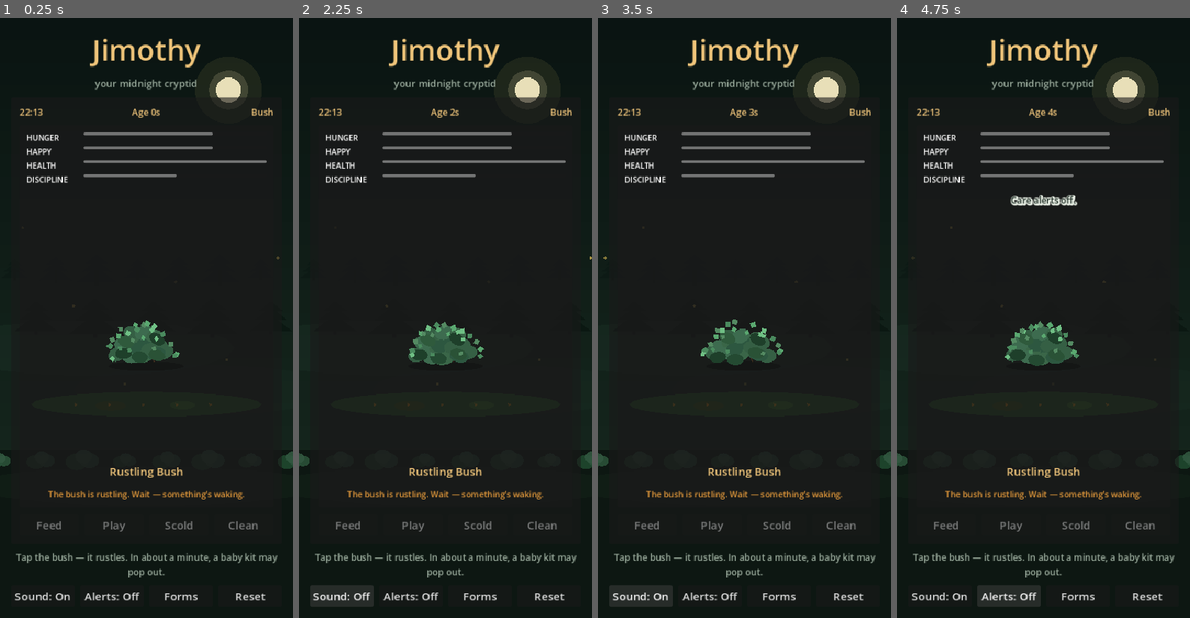
Above: before the commit, frames 1-4 (left to right).
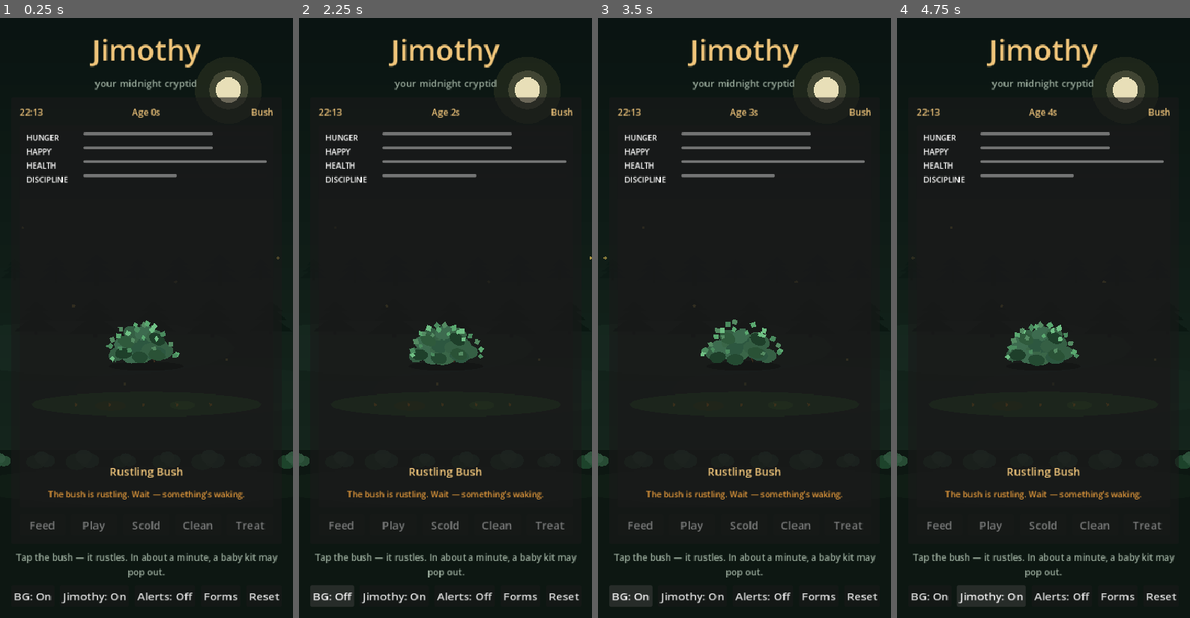
Above: after the commit, the same moments.

Repository: rgarn023/JimothyPet
Game: Godot game, scene res://scenes/main.tscn
Same seed, same stepped clock (60 frames per second), same inputs: the game is played once before the commit and once after it.
Inputs (mouse positions are in pixels of both pictures, inside the frame that each line leads up to):
- Up to frame 1 (0.25 s): no input
- Up to frame 2 (2.25 s): click (342, 594) at 0.5 s, where only the run before the commit has a clickable "Sound: On"; click (342, 594) at 1.25 s, where only the run before the commit has a clickable "Sound: Off"; click (331, 594) at 2 s, where only the run after the commit has a clickable "BG: On"
- Up to frame 3 (3.5 s): click (630, 594) at 2.75 s, where only the run after the commit has a clickable "BG: Off"
- Up to frame 4 (4.75 s): click (990, 594) at 3.5 s, where only the run after the commit has a clickable "Jimothy: On"; click (990, 594) at 4.25 s, where only the run after the commit has a clickable "Jimothy: Off"

The runs differ from the first frame. In frame 1, 1.1% of the frame differs, in the area x 4-96%, y 83-98%; in frame 2, 1.7%, in the area x 4-96%, y 10-99%; in frame 3, 1.2%; in frame 4, 1.6%.

Commit message:
Add Treat care action and split BG/Jimothy sound toggles
Treat is enabled only while sick; ambience and raccoon SFX mute
separately; regenerate richer procedural WAVs for both builds.

Co-authored-by: rgarn023 <rgarn023@users.noreply.github.com>

Diff:
--- a/godot/scenes/main.tscn
+++ b/godot/scenes/main.tscn
@@ -294,6 +294,14 @@
 disabled = true
 text = "Clean"
 
+[node name="BtnHeal" type="Button" parent="Margin/VBox/Device/DeviceMargin/DeviceVBox/Controls"]
+unique_name_in_owner = true
+layout_mode = 2
+size_flags_horizontal = 3
+disabled = true
+tooltip_text = "Treat illness when he’s sick"
+text = "Treat"
+
 [node name="HintLabel" type="Label" parent="Margin/VBox"]
 unique_name_in_owner = true
 layout_mode = 2
@@ -307,11 +315,19 @@
 layout_mode = 2
 theme_override_constants/separation = 8
 
-[node name="BtnSound" type="Button" parent="Margin/VBox/UtilityRow"]
-unique_name_in_owner = true
-layout_mode = 2
-size_flags_horizontal = 3
-text = "Sound: On"
+[node name="BtnAmbience" type="Button" parent="Margin/VBox/UtilityRow"]
+unique_name_in_owner = true
+layout_mode = 2
+size_flags_horizontal = 3
+tooltip_text = "Night background ambience"
+text = "BG: On"
+
+[node name="BtnSfx" type="Button" parent="Margin/VBox/UtilityRow"]
+unique_name_in_owner = true
+layout_mode = 2
+size_flags_horizontal = 3
+tooltip_text = "Jimothy raccoon sounds"
+text = "Jimothy: On"
 
 [node name="BtnAlerts" type="Button" parent="Margin/VBox/UtilityRow"]
 unique_name_in_owner = true
@@ -567,7 +583,9 @@
 [connection signal="pressed" from="Margin/VBox/Device/DeviceMargin/DeviceVBox/Controls/BtnPlay" to="." method="_on_play_pressed"]
 [connection signal="pressed" from="Margin/VBox/Device/DeviceMargin/DeviceVBox/Controls/BtnScold" to="." method="_on_scold_pressed"]
 [connection signal="pressed" from="Margin/VBox/Device/DeviceMargin/DeviceVBox/Controls/BtnClean" to="." method="_on_clean_pressed"]
-[connection signal="pressed" from="Margin/VBox/UtilityRow/BtnSound" to="." method="_on_sound_pressed"]
+[connection signal="pressed" from="Margin/VBox/Device/DeviceMargin/DeviceVBox/Controls/BtnHeal" to="." method="_on_heal_pressed"]
+[connection signal="pressed" from="Margin/VBox/UtilityRow/BtnAmbience" to="." method="_on_ambience_pressed"]
+[connection signal="pressed" from="Margin/VBox/UtilityRow/BtnSfx" to="." method="_on_sfx_pressed"]
 [connection signal="pressed" from="Margin/VBox/UtilityRow/BtnAlerts" to="." method="_on_alerts_pressed"]
 [connection signal="pressed" from="Margin/VBox/UtilityRow/BtnForms" to="." method="_on_forms_pressed"]
 [connection signal="pressed" from="Margin/VBox/UtilityRow/BtnReset" to="." method="_on_reset_pressed"]
--- a/godot/scripts/jimothy_audio.gd
+++ b/godot/scripts/jimothy_audio.gd
@@ -1,5 +1,5 @@
 extends Node
-## Night ambience + raccoon SFX for Jimothy (runtime WAV load, no editor import required).
+## Night ambience + raccoon SFX (runtime WAV load). BG and Jimothy SFX toggle separately.
 
 const AUDIO_DIR := "res://audio/"
 const FILES := {
@@ -12,21 +12,22 @@
 	"ascend": "ascend.wav",
 	"hoot": "hoot.wav",
 }
-
-var enabled: bool = true
+const BG_KEYS := ["night", "hoot"]
+
+var ambience_on: bool = true
+var sfx_on: bool = true
 var _streams: Dictionary = {}
 var _ambience: AudioStreamPlayer
 var _sfx_players: Array[AudioStreamPlayer] = []
 var _sfx_i: int = 0
 var _accent_cd: float = 4.0
-var _bootstrapped: bool = false
 
 
 func _ready() -> void:
 	_load_streams()
 	_ambience = AudioStreamPlayer.new()
 	_ambience.name = "Ambience"
-	_ambience.volume_db = -10.0
+	_ambience.volume_db = -9.0
 	_ambience.bus = "Master"
 	add_child(_ambience)
 	for i in 4:
@@ -37,7 +38,12 @@
 		_sfx_players.append(p)
 
 	if PetState:
-		enabled = not bool(PetState.sound_muted)
+		ambience_on = not bool(PetState.ambience_muted)
+		sfx_on = not bool(PetState.sfx_muted)
+		# Migrate legacy single mute → both off
+		if bool(PetState.sound_muted) and ambience_on and sfx_on:
+			ambience_on = false
+			sfx_on = false
 		PetState.anim_impulse.connect(_on_anim)
 		PetState.speech.connect(_on_speech)
 		PetState.stage_changed.connect(_on_stage)
@@ -47,7 +53,7 @@
 
 
 func _process(delta: float) -> void:
-	if not enabled:
+	if not ambience_on and not sfx_on:
 		return
 	_accent_cd -= delta
 	if _accent_cd > 0.0:
@@ -55,32 +61,51 @@
 	_accent_cd = randf_range(6.0, 14.0)
 	if PetState == null:
 		return
-	if PetState.stage == "bush" and PetState.alive:
+	if PetState.stage == "bush" and PetState.alive and sfx_on:
 		play("rustle", -4.0)
-	elif PetState.alive and not PetState.ascending and randf() < 0.45:
+	elif PetState.alive and not PetState.ascending and ambience_on and randf() < 0.5:
 		play("hoot", -8.0)
-	elif PetState.alive and not PetState.ascending and randf() < 0.35:
+	elif PetState.alive and not PetState.ascending and sfx_on and randf() < 0.35:
 		play("chitter", -10.0)
 
 
-func set_enabled(on: bool) -> void:
-	enabled = on
+func set_ambience_enabled(on: bool) -> void:
+	ambience_on = on
 	if PetState:
-		PetState.sound_muted = not on
+		PetState.ambience_muted = not on
+		PetState.sound_muted = not (ambience_on or sfx_on)
 		PetState.save_game()
 	_apply_ambience()
+
+
+func set_sfx_enabled(on: bool) -> void:
+	sfx_on = on
+	if PetState:
+		PetState.sfx_muted = not on
+		PetState.sound_muted = not (ambience_on or sfx_on)
+		PetState.save_game()
 	if on:
-		# Soft confirm chirp when turning sound back on.
+		play("chitter", -8.0)
+
+
+func set_enabled(on: bool) -> void:
+	set_ambience_enabled(on)
+	set_sfx_enabled(on)
+	if on:
 		play("chirp", -6.0)
 
 
 func toggle() -> bool:
-	set_enabled(not enabled)
-	return enabled
+	var next := not (ambience_on or sfx_on)
+	set_enabled(next)
+	return next
 
 
 func play(kind: String, volume_db: float = 0.0) -> void:
-	if not enabled:
+	var is_bg := kind in BG_KEYS
+	if is_bg and not ambience_on:
+		return
+	if not is_bg and not sfx_on:
 		return
 	if not _streams.has(kind):
 		return
@@ -96,7 +121,7 @@
 func _apply_ambience() -> void:
 	if _ambience == null:
 		return
-	if enabled and _streams.has("night"):
+	if ambience_on and _streams.has("night"):
 		if _ambience.stream != _streams["night"]:
 			_ambience.stream = _streams["night"]
 		if not _ambience.playing:
@@ -128,12 +153,14 @@
 			play("chitter", -8.0)
 		"rustle":
 			play("rustle", -3.0)
+		"heal":
+			play("chirp", -5.0)
+			play("chitter", -7.0)
 		_:
 			pass
 
 
 func _on_speech(_text: String) -> void:
-	# Action anims already carry the main raccoon SFX; keep speech mostly quiet.
 	pass
 
 
@@ -152,9 +179,19 @@
 func _on_state() -> void:
 	if PetState == null:
 		return
-	var want := not PetState.sound_muted
-	if want != enabled:
-		enabled = want
+	var want_bg := not PetState.ambience_muted
+	var want_sfx := not PetState.sfx_muted
+	if bool(PetState.sound_muted) and want_bg and want_sfx:
+		want_bg = false
+		want_sfx = false
+	var changed := false
+	if want_bg != ambience_on:
+		ambience_on = want_bg
+		changed = true
+	if want_sfx != sfx_on:
+		sfx_on = want_sfx
+		changed = true
+	if changed:
 		_apply_ambience()
 
 
@@ -176,7 +213,6 @@
 	var bytes := file.get_buffer(file.get_length())
 	if bytes.size() < 44:
 		return null
-	# RIFF/WAVE little-endian parse
 	if _ascii(bytes, 0, 4) != "RIFF":
 		return null
 	if _ascii(bytes, 8, 4) != "WAVE":
@@ -201,7 +237,7 @@
 		elif chunk_id == "data":
 			data = bytes.slice(chunk_start, chunk_end)
 			break
-		offset = chunk_end + (chunk_size % 2) # word align
+		offset = chunk_end + (chunk_size % 2)
 
 	if data.is_empty() or bits != 16:
 		push_warning("Unsupported WAV: %s" % path)
--- a/godot/scripts/main.gd
+++ b/godot/scripts/main.gd
@@ -22,7 +22,9 @@
 @onready var btn_play: Button = %BtnPlay
 @onready var btn_scold: Button = %BtnScold
 @onready var btn_clean: Button = %BtnClean
-@onready var btn_sound: Button = %BtnSound
+@onready var btn_heal: Button = %BtnHeal
+@onready var btn_ambience: Button = %BtnAmbience
+@onready var btn_sfx: Button = %BtnSfx
 @onready var btn_alerts: Button = %BtnAlerts
 @onready var btn_forms: Button = %BtnForms
 @onready var btn_reset: Button = %BtnReset
@@ -65,7 +67,7 @@
 	_build_dice_panel()
 	_build_reset_panel()
 	_wire_brand_secret()
-	_refresh_sound_button()
+	_refresh_sound_buttons()
 	_refresh_alerts_button()
 	_refresh()
 	# Dead / leftover saves: land on a fresh rustling bush (no re-ascent).
@@ -559,6 +561,9 @@
 	btn_play.disabled = not PetState.alive or PetState.stage in ["bush", "baby"] or PetState.ascending
 	btn_scold.disabled = not (PetState.alive and PetState.stubborn)
 	btn_clean.disabled = not (PetState.alive and PetState.has_mess)
+	if btn_heal:
+		btn_heal.disabled = not (PetState.alive and PetState.sick and PetState.stage != "bush" and not PetState.ascending)
+	_refresh_sound_buttons()
 	_refresh_dev_panel()
 
 	if PetState.ascending:
@@ -654,24 +659,39 @@
 	message_panel.visible = true
 
 
-func _refresh_sound_button() -> void:
-	if btn_sound == null:
-		return
-	var on := true
+func _refresh_sound_buttons() -> void:
+	var bg_on := true
+	var sfx_on := true
 	if JimothyAudio:
-		on = JimothyAudio.enabled
+		bg_on = JimothyAudio.ambience_on
+		sfx_on = JimothyAudio.sfx_on
 	elif PetState:
-		on = not PetState.sound_muted
-	btn_sound.text = "Sound: On" if on else "Sound: Off"
-
-
-func _on_sound_pressed() -> void:
+		bg_on = not PetState.ambience_muted
+		sfx_on = not PetState.sfx_muted
+	if btn_ambience:
+		btn_ambience.text = "BG: On" if bg_on else "BG: Off"
+	if btn_sfx:
+		btn_sfx.text = "Jimothy: On" if sfx_on else "Jimothy: Off"
+
+
+func _on_ambience_pressed() -> void:
 	if JimothyAudio:
-		JimothyAudio.toggle()
+		JimothyAudio.set_ambience_enabled(not JimothyAudio.ambience_on)
 	elif PetState:
-		PetState.sound_muted = not PetState.sound_muted
+		PetState.ambience_muted = not PetState.ambience_muted
+		PetState.sound_muted = PetState.ambience_muted and PetState.sfx_muted
 		PetState.save_game()
-	_refresh_sound_button()
+	_refresh_sound_buttons()
+
+
+func _on_sfx_pressed() -> void:
+	if JimothyAudio:
+		JimothyAudio.set_sfx_enabled(not JimothyAudio.sfx_on)
+	elif PetState:
+		PetState.sfx_muted = not PetState.sfx_muted
+		PetState.sound_muted = PetState.ambience_muted and PetState.sfx_muted
+		PetState.save_game()
+	_refresh_sound_buttons()
 
 
 func _refresh_alerts_button() -> void:
@@ -852,6 +872,10 @@
 		JimothyAudio.play("rustle", -5.0)
 
 
+func _on_heal_pressed() -> void:
+	PetState.treat_illness()
+
+
 func _on_message_ok() -> void:
 	message_panel.visible = false
 	btn_message_ok.text = "OK"
--- a/godot/scripts/pet_state.gd
+++ b/godot/scripts/pet_state.gd
@@ -99,8 +99,12 @@
 var dev_mode: bool = false
 ## Secret gesture unlocks the Dev button (persists).
 var dev_unlocked: bool = false
-## When true, night ambience + raccoon SFX are muted (persists).
+## Legacy master mute (kept for migration). Prefer ambience_muted / sfx_muted.
 var sound_muted: bool = false
+## When true, night ambience + owl accents are muted (persists).
+var ambience_muted: bool = false
+## When true, Jimothy raccoon SFX are muted (persists).
+var sfx_muted: bool = false
 ## When true, care notifications (hungry / play / acting up / waste) are allowed.
 var alerts_enabled: bool = false
 ## Last successful food key — used by eat animation prop.
@@ -191,6 +195,8 @@
 func reset_pet() -> void:
 	var keep_forms := forms_unlocked.duplicate(true)
 	var keep_mute := sound_muted
+	var keep_amb := ambience_muted
+	var keep_sfx := sfx_muted
 	var keep_alerts := alerts_enabled
 	# Dev unlock is session-only — do not carry cheats across a kit reset.
 	var keep_dev_unlocked := dev_unlocked
@@ -199,6 +205,8 @@
 	dev_mode = false
 	dev_unlocked = keep_dev_unlocked
 	sound_muted = keep_mute
+	ambience_muted = keep_amb
+	sfx_muted = keep_sfx
 	alerts_enabled = keep_alerts
 	save_game()
 	speech.emit("A roadside bush shivers… something’s in there.")
@@ -842,6 +850,26 @@
 	return kind
 
 
+func treat_illness() -> String:
+	if not alive or ascending or stage == "bush":
+		return "blocked"
+	if not sick:
+		speech.emit("He’s already feeling fine.")
+		state_changed.emit()
+		return "ok"
+	sick = false
+	health = clamp01(health + 14.0)
+	happy = clamp01(happy + 4.0)
+	energy = clamp01(energy - 4.0)
+	care_score += 1
+	speech.emit("You soothe his tummy. Warmth returns to his ears.")
+	anim_impulse.emit("heal")
+	_anim_cooldown = 1.6
+	state_changed.emit()
+	save_game()
+	return "ok"
+
+
 func clean_mess() -> void:
 	if not alive or not has_mess:
 		return
@@ -998,6 +1026,8 @@
 		"forms_unlocked": forms_unlocked,
 		"dev_mode": false,
 		"sound_muted": sound_muted,
+		"ambience_muted": ambience_muted,
+		"sfx_muted": sfx_muted,
 		"alerts_enabled": alerts_enabled,
 	}
 
@@ -1049,6 +1079,13 @@
 	dev_mode = false
 	dev_unlocked = false
 	sound_muted = bool(d.get("sound_muted", false))
+	var has_split := d.has("ambience_muted") or d.has("sfx_muted")
+	ambience_muted = bool(d.get("ambience_muted", sound_muted))
+	sfx_muted = bool(d.get("sfx_muted", sound_muted))
+	# Old saves only stored sound_muted — treat as both muted when true.
+	if sound_muted and not has_split:
+		ambience_muted = true
+		sfx_muted = true
 	alerts_enabled = bool(d.get("alerts_enabled", false))
 	# Dead / mid-ascension saves resume as a finished life — main starts a new bush.
 	if not alive:
--- a/godot/scripts/raccoon_view.gd
+++ b/godot/scripts/raccoon_view.gd
@@ -236,9 +236,10 @@
 		"hop":
 			_anim_dur = 0.7
 			_jump_peak = randf_range(22.0, 34.0)
-		"nuzzle":
-			_anim_dur = 0.9
-			_smile = 0.7
+		"nuzzle", "heal":
+			_anim_dur = 1.05
+			_smile = 0.85
+			_head_dip = 2.0
 		"spin":
 			_anim_dur = 0.85
 		"rustle":
Not shown, changed: README.md
Not shown, changed: audio/ascend.wav
Not shown, changed: audio/chirp.wav
Not shown, changed: audio/chitter.wav
Not shown, changed: audio/crunch.wav
Not shown, changed: audio/grumble.wav
Not shown, changed: audio/hoot.wav
Not shown, changed: audio/night_ambience.wav
Not shown, changed: audio/rustle.wav
Not shown, changed: dist/Jimothy-godot-only-4.7.1.zip
Not shown, changed: dist/Jimothy-web.zip
Not shown, changed: dist/JimothyPet-godot-4.7.1.zip
(and 15 more such lines)
